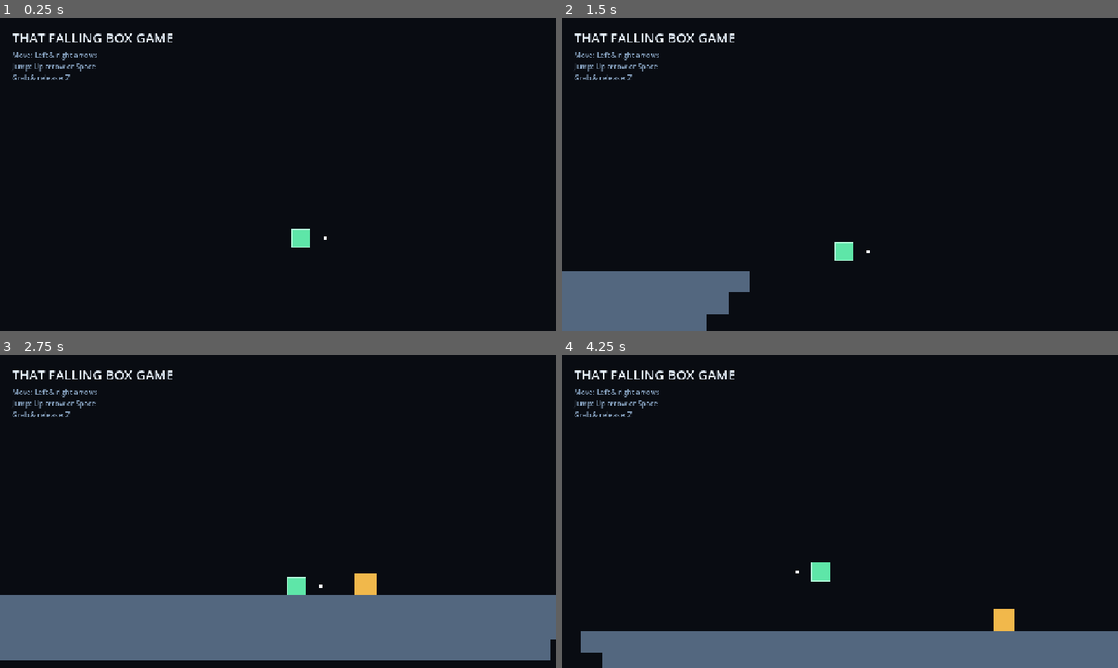
Above: before the commit, frames 1-4 (two rows, left to right).
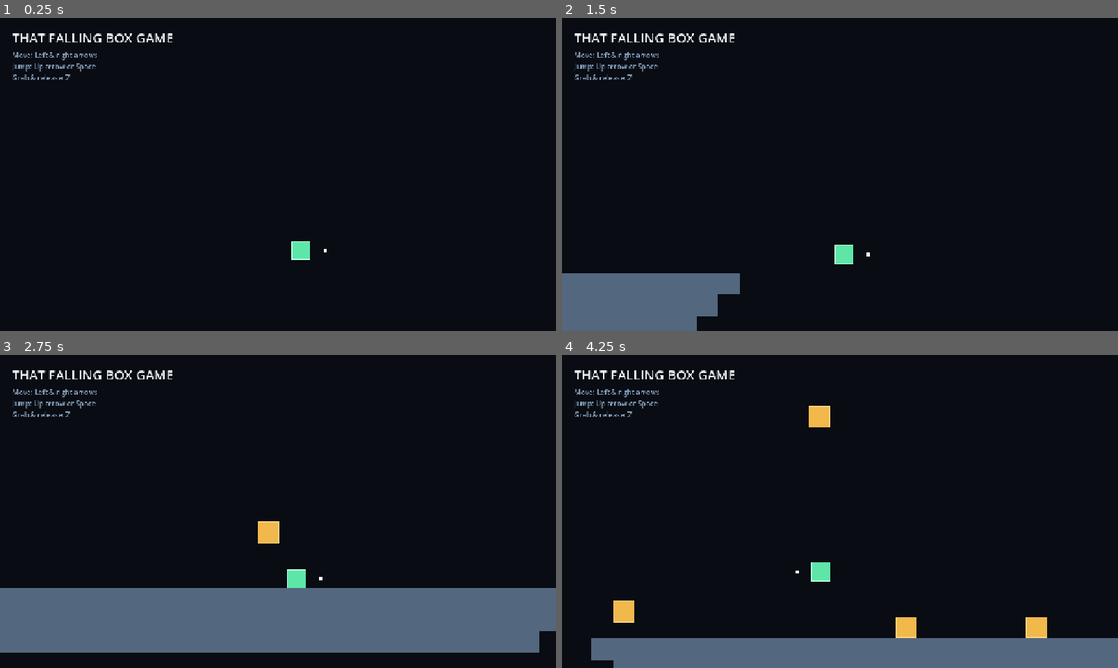
Above: after the commit, the same moments.

Repository: itsMapleLeaf/falling-box
Game: Godot game, scene res://src/main.tscn
Same seed, same stepped clock (60 frames per second), same inputs: the game is played once before the commit and once after it.
Inputs (mouse positions are in pixels of both pictures, inside the frame that each line leads up to):
- Up to frame 1 (0.25 s): no input
- Up to frame 2 (1.5 s): tap Enter at 0.5 s; move the mouse to (962, 158) at 0.52 s; hold Right (move_right) 0.53-1.25 s; tap I at 0.6 s; click (962, 158) at 0.67 s; tap Z (jump) at 0.77 s; drag from (728, 190) to (812, 237) at 1.27 s
- Up to frame 3 (2.75 s): move the mouse to (333, 442) at 2.02 s; hold Right (move_right) from 2.03 s (still down); tap Alt at 2.1 s
- Up to frame 4 (4.25 s): release Right (move_right) at 2.75 s; drag from (812, 574) to (673, 464) at 2.77 s; move the mouse to (1006, 558) at 3.52 s; hold Left (move_left) from 3.53 s (still down); tap I at 3.6 s; tap Z (jump) at 3.77 s

The runs differ from the first frame. In frame 1, 0.3% of the frame differs, in the area x 52-59%, y 67-78%; in frame 2, 0.7%; in frame 3, 5.4%, in the area x 0-100%, y 53-98%; in frame 4, 3.5%.

Commit message:
falling box spawning and stacking

Diff:
--- /dev/null
+++ b/src/falling_box.gd
@@ -0,0 +1,94 @@
+class_name FallingBox
+extends CharacterBody2D
+
+signal grounded
+signal expiring
+
+enum State {
+	FALLING,
+	GROUNDED,
+	EXPIRING,
+}
+
+@export var visual: Node2D
+@export var hitbox: CollisionShape2D
+@export var spawn_fade_seconds := GameConfig.BOX_SPAWN_FADE_SECONDS
+@export var landed_lifetime_seconds := GameConfig.LANDED_BOX_LIFETIME_SECONDS
+@export var despawn_fade_seconds := GameConfig.LANDED_BOX_FADE_SECONDS
+
+var state := State.FALLING
+var grounded_age := 0.0
+var spawn_fade_age := 0.0
+var despawn_fade_age := 0.0
+
+
+func _ready() -> void:
+	visual.modulate.a = 0.0
+
+
+func _physics_process(delta: float) -> void:
+	_update_spawn_fade(delta)
+
+	match state:
+		State.FALLING:
+			_fall_with_collision(delta)
+		State.GROUNDED:
+			_update_grounded(delta)
+		State.EXPIRING:
+			_update_expiring(delta)
+
+
+func _update_spawn_fade(delta: float) -> void:
+	if state == State.EXPIRING or visual.modulate.a >= 1.0:
+		return
+
+	spawn_fade_age += delta
+	if spawn_fade_seconds <= 0.0:
+		visual.modulate.a = 1.0
+	else:
+		visual.modulate.a = minf(spawn_fade_age / spawn_fade_seconds, 1.0)
+
+
+func _fall_with_collision(delta: float) -> void:
+	velocity.y = minf(velocity.y + GameConfig.BOX_GRAVITY * delta, GameConfig.BOX_MAX_FALL_SPEED)
+	move_and_slide()
+
+	if is_on_floor():
+		_land()
+
+
+func _land() -> void:
+	state = State.GROUNDED
+	velocity = Vector2.ZERO
+	global_position = global_position.snapped(Vector2.ONE * GameConfig.CELL_SIZE)
+	reset_physics_interpolation()
+	grounded.emit()
+
+
+func _update_grounded(delta: float) -> void:
+	grounded_age += delta
+	if grounded_age >= landed_lifetime_seconds:
+		_begin_expiring()
+
+
+func _begin_expiring() -> void:
+	state = State.EXPIRING
+	velocity = Vector2.ZERO
+	collision_layer = 0
+	collision_mask = 0
+	hitbox.set_deferred("disabled", true)
+	expiring.emit()
+
+
+func _update_expiring(delta: float) -> void:
+	despawn_fade_age += delta
+	velocity.y = minf(velocity.y + GameConfig.BOX_GRAVITY * delta, GameConfig.BOX_MAX_FALL_SPEED)
+	global_position += velocity * delta
+
+	if despawn_fade_seconds <= 0.0:
+		visual.modulate.a = 0.0
+	else:
+		visual.modulate.a = maxf(1.0 - despawn_fade_age / despawn_fade_seconds, 0.0)
+
+	if visual.modulate.a <= 0.0:
+		queue_free()
--- /dev/null
+++ b/src/falling_box.tscn
@@ -0,0 +1,33 @@
+[gd_scene format=3 uid="uid://b6hwok27qogib"]
+
+[ext_resource type="Script" uid="uid://02ykwuio0e6p" path="res://src/falling_box.gd" id="1_box"]
+
+[sub_resource type="QuadMesh" id="QuadMesh_outline"]
+size = Vector2(50, 50)
+
+[sub_resource type="QuadMesh" id="QuadMesh_body"]
+size = Vector2(46, 46)
+
+[sub_resource type="RectangleShape2D" id="RectangleShape2D_box"]
+size = Vector2(48, 50)
+
+[node name="FallingBox" type="CharacterBody2D" unique_id=8712630 node_paths=PackedStringArray("visual", "hitbox")]
+collision_layer = 4
+collision_mask = 5
+script = ExtResource("1_box")
+visual = NodePath("Visual")
+hitbox = NodePath("Hitbox")
+
+[node name="Visual" type="Node2D" parent="." unique_id=283610779]
+
+[node name="Outline" type="MeshInstance2D" parent="Visual" unique_id=2140850422]
+modulate = Color(1, 0.831, 0.49, 1)
+mesh = SubResource("QuadMesh_outline")
+
+[node name="Body" type="MeshInstance2D" parent="Visual" unique_id=1464034138]
+modulate = Color(0.945, 0.722, 0.294, 1)
+mesh = SubResource("QuadMesh_body")
+
+[node name="Hitbox" type="CollisionShape2D" parent="." unique_id=1674640445]
+editor_description = "The hitbox is set slightly smaller than the actual visual area to avoid corner-to-corner collision with other boxes, or \"staircase stacking\""
+shape = SubResource("RectangleShape2D_box")
--- /dev/null
+++ b/src/falling_box_spawner.gd
@@ -0,0 +1,37 @@
+class_name FallingBoxSpawner
+extends Node
+
+signal box_spawned(box: FallingBox)
+
+@export var box_scene: PackedScene
+@export var box_parent: Node2D
+@export var spawn_left: Marker2D
+@export var spawn_right: Marker2D
+@export var spawn_timer: Timer
+
+var spawn_rng := RandomNumberGenerator.new()
+
+
+func _ready() -> void:
+	spawn_rng.randomize()
+	spawn_timer.timeout.connect(spawn_box)
+
+
+func spawn_box() -> FallingBox:
+	var box := box_scene.instantiate() as FallingBox
+	box_parent.add_child(box)
+	box.global_position = _random_spawn_position()
+	box.reset_physics_interpolation()
+	box_spawned.emit(box)
+	return box
+
+
+func _random_spawn_position() -> Vector2:
+	var minimum_x := minf(spawn_left.global_position.x, spawn_right.global_position.x)
+	var maximum_x := maxf(spawn_left.global_position.x, spawn_right.global_position.x)
+	var minimum_cell := ceili(minimum_x / GameConfig.CELL_SIZE)
+	var maximum_cell := floori(maximum_x / GameConfig.CELL_SIZE)
+	var cell_x := spawn_rng.randi_range(minimum_cell, maximum_cell)
+	var spawn_y := roundf(spawn_left.global_position.y / GameConfig.CELL_SIZE)
+
+	return Vector2(cell_x, spawn_y) * GameConfig.CELL_SIZE
--- /dev/null
+++ b/src/falling_box_test.gd
@@ -0,0 +1,135 @@
+extends GutTest
+
+const MainScene := preload("res://src/main.tscn")
+const BoxScene := preload("res://src/falling_box.tscn")
+
+var main: Node2D
+var boxes: Node2D
+var spawner: FallingBoxSpawner
+
+
+func before_each() -> void:
+	main = add_child_autofree(MainScene.instantiate())
+	boxes = main.get_node("Boxes")
+	spawner = main.get_node("BoxSpawner")
+	spawner.spawn_timer.stop()
+
+
+func test_spawner_uses_its_own_grid_aligned_horizontal_range() -> void:
+	spawner.spawn_rng.seed = 12345
+	var spawn_columns := { }
+
+	for _iteration in 20:
+		var box := spawner.spawn_box()
+		spawn_columns[box.global_position.x] = true
+		assert_true(
+			box.global_position.x >= spawner.spawn_left.global_position.x
+			and box.global_position.x <= spawner.spawn_right.global_position.x,
+			"Box should spawn inside the box-specific horizontal range",
+		)
+		assert_almost_eq(
+			fposmod(box.global_position.x, GameConfig.CELL_SIZE),
+			0.0,
+			0.001,
+			"Spawned box X should align to the world grid",
+		)
+		assert_almost_eq(
+			fposmod(box.global_position.y, GameConfig.CELL_SIZE),
+			0.0,
+			0.001,
+			"Spawned box Y should align to the world grid",
+		)
+
+	assert_gt(spawn_columns.size(), 1, "The spawner should use multiple grid columns")
+
+
+func test_box_fades_in_while_falling() -> void:
+	var box := _add_box(Vector2(0.0, -300.0))
+	assert_almost_eq(box.visual.modulate.a, 0.0, 0.001, "Box should begin transparent")
+
+	await wait_seconds(box.spawn_fade_seconds * 0.5)
+	assert_gt(box.visual.modulate.a, 0.0, "Box should become visible during spawn fade")
+	assert_lt(box.visual.modulate.a, 1.0, "Box should not become opaque halfway through its fade")
+
+	await wait_seconds(box.spawn_fade_seconds)
+	assert_almost_eq(box.visual.modulate.a, 1.0, 0.001, "Box should finish opaque")
+
+
+func test_box_stops_and_snaps_to_grid_when_it_lands() -> void:
+	var box := _add_box(Vector2(0.0, -200.0))
+	var did_land: bool = await wait_for_signal(box.grounded, 2.0, "Waiting for box to land")
+	assert_true(did_land, "Box should land before the timeout")
+	if not did_land:
+		return
+
+	assert_eq(box.state, FallingBox.State.GROUNDED, "Box should stop after landing")
+	assert_eq(box.velocity, Vector2.ZERO, "Grounded box should have no velocity")
+	assert_eq(box.global_position, Vector2(0.0, -50.0), "Box should land on the grid")
+
+
+func test_boxes_stack_on_the_grid() -> void:
+	var lower_box := _add_box(Vector2(0.0, -200.0))
+	var lower_did_land: bool = await wait_for_signal(
+		lower_box.grounded, 2.0, "Waiting for lower box"
+	)
+	assert_true(lower_did_land, "Lower box should land before the timeout")
+	if not lower_did_land:
+		return
+
+	var upper_box := _add_box(Vector2(0.0, -200.0))
+	var upper_did_land: bool = await wait_for_signal(
+		upper_box.grounded, 2.0, "Waiting for upper box"
+	)
+	assert_true(upper_did_land, "Upper box should land before the timeout")
+	if not upper_did_land:
+		return
+
+	assert_eq(lower_box.global_position, Vector2(0.0, -50.0), "Lower box should stay put")
+	assert_eq(upper_box.state, FallingBox.State.GROUNDED, "Upper box should land")
+	assert_eq(upper_box.global_position, Vector2(0.0, -100.0), "Boxes should stack by one cell")
+
+
+func test_expired_box_disables_collision_fades_falls_and_is_freed() -> void:
+	var box := BoxScene.instantiate() as FallingBox
+	box.spawn_fade_seconds = 0.01
+	box.landed_lifetime_seconds = 0.2
+	box.despawn_fade_seconds = 0.25
+	boxes.add_child(box)
+	box.global_position = Vector2(0.0, -100.0)
+
+	var did_land: bool = await wait_for_signal(
+		box.grounded, 2.0, "Waiting for expiring box to land"
+	)
+	assert_true(did_land, "Expiring box should land before the timeout")
+	if not did_land:
+		return
+
+	assert_eq(box.state, FallingBox.State.GROUNDED, "Box should first become grounded")
+	var grounded_y := box.global_position.y
+
+	var did_expire: bool = await wait_for_signal(box.expiring, 1.0, "Waiting for box lifetime")
+	assert_true(did_expire, "Grounded lifetime should expire before the timeout")
+	if not did_expire:
+		return
+	await wait_physics_frames(2)
+
+	assert_eq(box.state, FallingBox.State.EXPIRING, "Lifetime should begin expiration")
+	assert_eq(box.collision_layer, 0, "Expiring box should leave collision layers")
+	assert_eq(box.collision_mask, 0, "Expiring box should stop collision checks")
+	assert_true(box.hitbox.disabled, "Expiring box hitbox should be disabled")
+	assert_lt(box.visual.modulate.a, 1.0, "Expiring box should fade")
+	assert_gt(box.global_position.y, grounded_y, "Expiring box should resume falling")
+
+	var box_reference: WeakRef = weakref(box)
+	var did_exit: bool = await wait_for_signal(box.tree_exited, 1.0, "Waiting for fade-out cleanup")
+	assert_true(did_exit, "Fully transparent box should leave the scene before the timeout")
+	await wait_process_frames(1)
+	assert_null(box_reference.get_ref(), "Fully transparent box should be freed")
+
+
+func _add_box(at_position: Vector2) -> FallingBox:
+	var box := BoxScene.instantiate() as FallingBox
+	box.landed_lifetime_seconds = 100.0
+	boxes.add_child(box)
+	box.global_position = at_position
+	return box
--- a/src/game_config.gd
+++ b/src/game_config.gd
@@ -12,20 +12,20 @@
 const PLATFORM_HEIGHT_CELLS := 1
 
 const ARENA_WIDTH := ARENA_WIDTH_CELLS * CELL_SIZE
-const PLATFORM_SIZE := Vector2(
-	PLATFORM_WIDTH_CELLS * CELL_SIZE,
-	PLATFORM_HEIGHT_CELLS * CELL_SIZE
-)
+const PLATFORM_SIZE := Vector2(PLATFORM_WIDTH_CELLS * CELL_SIZE, PLATFORM_HEIGHT_CELLS * CELL_SIZE)
 
+const BOX_GRAVITY := 400.0
+const BOX_MAX_FALL_SPEED := 650.0
 const RESPAWN_DELAY_SECONDS := 2.0
 const LANDED_BOX_LIFETIME_SECONDS := 15.0
-const LANDED_BOX_FADE_SECONDS := 2.0
+const LANDED_BOX_FADE_SECONDS := 0.5
+const BOX_SPAWN_FADE_SECONDS := 0.8
 const FLYING_BOX_MAX_BLOCK_HITS := 2
 const FLYING_BOX_LIFETIME_SECONDS := 3.0
 
 const RUN_SPEED := 500.0
 const ACCELERATION := 3500.0
-const GRAVITY := 1800.0
-const JUMP_VELOCITY := -650.0
+const PLAYER_GRAVITY := 2100.0
+const JUMP_VELOCITY := -750.0
 const MAX_FALL_SPEED := 1200.0
 const FLYING_BOX_SPEED := 850.0
--- a/src/main.tscn
+++ b/src/main.tscn
@@ -3,6 +3,8 @@
 [ext_resource type="Script" uid="uid://dusiewyn523t5" path="res://src/main.gd" id="1_main"]
 [ext_resource type="PackedScene" uid="uid://cud0fufuh0rol" path="res://src/platform.tscn" id="2_5q4o7"]
 [ext_resource type="PackedScene" uid="uid://dgfxlv2n2qtvd" path="res://src/player.tscn" id="2_gh0ne"]
+[ext_resource type="PackedScene" uid="uid://b6hwok27qogib" path="res://src/falling_box.tscn" id="3_box"]
+[ext_resource type="Script" uid="uid://b1ppimynnjxmx" path="res://src/falling_box_spawner.gd" id="4_spawner"]
 
 [sub_resource type="Shader" id="Shader_grid"]
 code = "shader_type canvas_item;
@@ -24,9 +26,6 @@
 [sub_resource type="QuadMesh" id="QuadMesh_background"]
 size = Vector2(1280, 720)
 
-[sub_resource type="QuadMesh" id="QuadMesh_box"]
-size = Vector2(50, 50)
-
 [node name="Main" type="Node2D" unique_id=1989960642]
 script = ExtResource("1_main")
 
@@ -38,17 +37,18 @@
 mesh = SubResource("QuadMesh_background")
 
 [node name="Platform" parent="." unique_id=1814969820 instance=ExtResource("2_5q4o7")]
+size_in_cells = Vector2i(29, 1)
 
 [node name="Platform2" parent="." unique_id=1824564146 instance=ExtResource("2_5q4o7")]
 position = Vector2(0, 50)
-size_in_cells = Vector2i(28, 1)
+size_in_cells = Vector2i(27, 1)
 
 [node name="Platform3" parent="." unique_id=1812535247 instance=ExtResource("2_5q4o7")]
 position = Vector2(0, 100)
-size_in_cells = Vector2i(26, 1)
+size_in_cells = Vector2i(25, 1)
 
 [node name="Player" parent="." unique_id=1988052361 node_paths=PackedStringArray("fallout_threshold", "respawn_left", "respawn_right") instance=ExtResource("2_gh0ne")]
-position = Vector2(0, -175)
+position = Vector2(0, -450)
 fallout_threshold = NodePath("../FalloutThreshold")
 respawn_left = NodePath("../RespawnLeft")
 respawn_right = NodePath("../RespawnRight")
@@ -63,10 +63,25 @@
 position = Vector2(0, 500)
 gizmo_extents = 25.0
 
-[node name="PreviewBox" type="MeshInstance2D" parent="." unique_id=475990805]
-modulate = Color(0.945, 0.722, 0.294, 1)
-position = Vector2(225, -50)
-mesh = SubResource("QuadMesh_box")
+[node name="BoxSpawnLeft" type="Marker2D" parent="." unique_id=1586496181]
+position = Vector2(-725, -950)
+
+[node name="BoxSpawnRight" type="Marker2D" parent="." unique_id=1362162677]
+position = Vector2(725, -950)
+
+[node name="Boxes" type="Node2D" parent="." unique_id=1155796672]
+
+[node name="BoxSpawner" type="Node" parent="." unique_id=1617192448 node_paths=PackedStringArray("box_parent", "spawn_left", "spawn_right", "spawn_timer")]
+script = ExtResource("4_spawner")
+box_scene = ExtResource("3_box")
+box_parent = NodePath("../Boxes")
+spawn_left = NodePath("../BoxSpawnLeft")
+spawn_right = NodePath("../BoxSpawnRight")
+spawn_timer = NodePath("Timer")
+
+[node name="Timer" type="Timer" parent="BoxSpawner" unique_id=1876258002]
+wait_time = 0.7
+autostart = true
 
 [node name="Interface" type="CanvasLayer" parent="." unique_id=149482746]
 
--- a/src/player.gd
+++ b/src/player.gd
@@ -42,7 +42,7 @@
 	if is_on_floor():
 		jumps_remaining = MAX_JUMPS
 	else:
-		velocity.y = minf(velocity.y + GameConfig.GRAVITY * delta, GameConfig.MAX_FALL_SPEED)
+		velocity.y = minf(velocity.y + GameConfig.PLAYER_GRAVITY * delta, GameConfig.MAX_FALL_SPEED)
 
 	if Input.is_action_just_pressed("jump") and jumps_remaining > 0:
 		velocity.y = GameConfig.JUMP_VELOCITY
--- a/src/player.tscn
+++ b/src/player.tscn
@@ -15,6 +15,8 @@
 size = Vector2(40, 40)
 
 [node name="Player" type="CharacterBody2D" unique_id=1988052361 node_paths=PackedStringArray("cursor", "camera")]
+collision_layer = 2
+collision_mask = 1
 script = ExtResource("1_lowyb")
 cursor = NodePath("Cursor")
 camera = NodePath("Camera")
Not shown, added: src/falling_box.gd.uid
Not shown, added: src/falling_box_spawner.gd.uid
Not shown, added: src/falling_box_test.gd.uid
